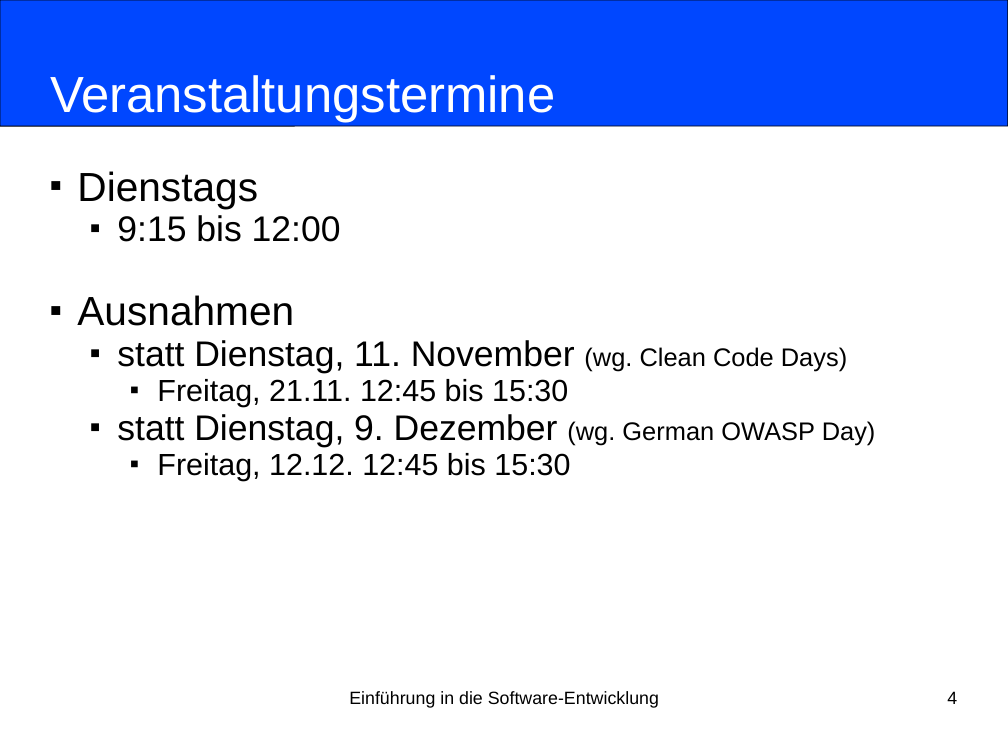
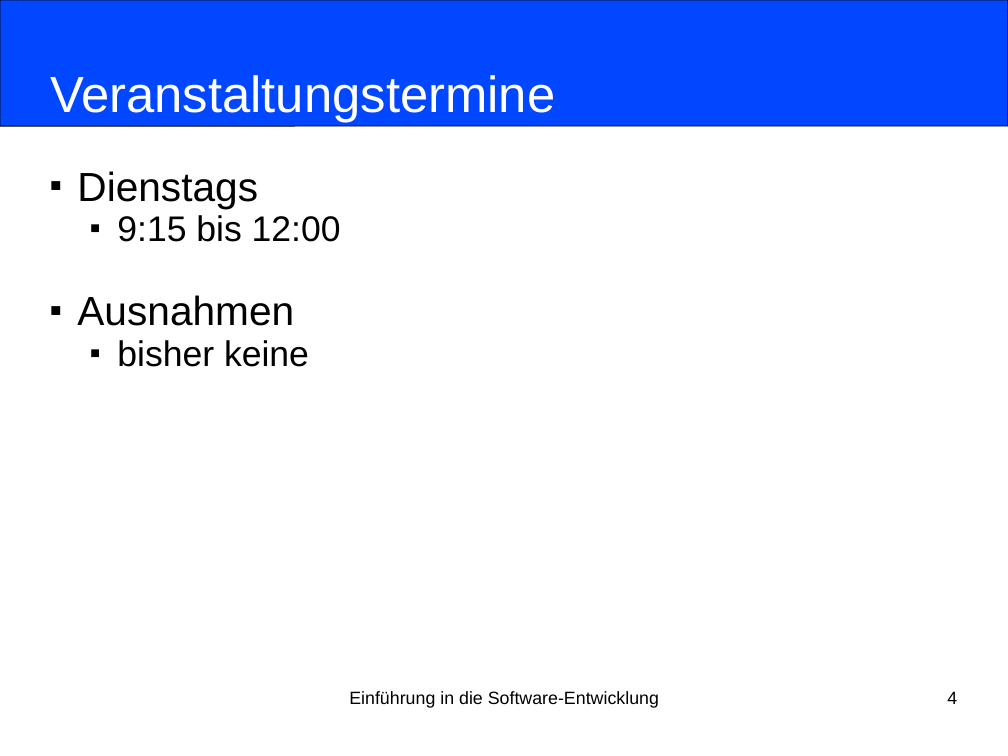
Before and after one commit to nordakademie-einfuehrung-java/vorlesungsskript, a slide deck: slide 4 of folien/Semester_03_Termin_01_Intro.ppt. Drawn at 1008x756 pixels with LibreOffice and Linux fonts; fonts in the diff are those of the drawing. Boxes give left, top, right and bottom in pixels: in the first picture for what was removed or moved away, otherwise in the second. Text is boxed around its words. In the diff, an @@ line names an element or a change of style, - is before the commit and + after.

```diff
--- a/folien/Semester_03_Termin_01_Intro.ppt
+++ b/folien/Semester_03_Termin_01_Intro.ppt
@@ subtitle at bbox=[117, 340, 309, 367]: text changed; size 24 to 28 pt @@
-  ■ statt Dienstag, 11. November (wg. Clean Code Days)
-    ■ Freitag, 21.11. 12:45 bis 15:30
-  ■ statt Dienstag, 9. Dezember (wg. German OWASP Day)
-    ■ Freitag, 12.12. 12:45 bis 15:30
+  ■ bisher keine
```
Also in this commit, not shown: 2 other slides changed, 3 slides added, 1 other file.
